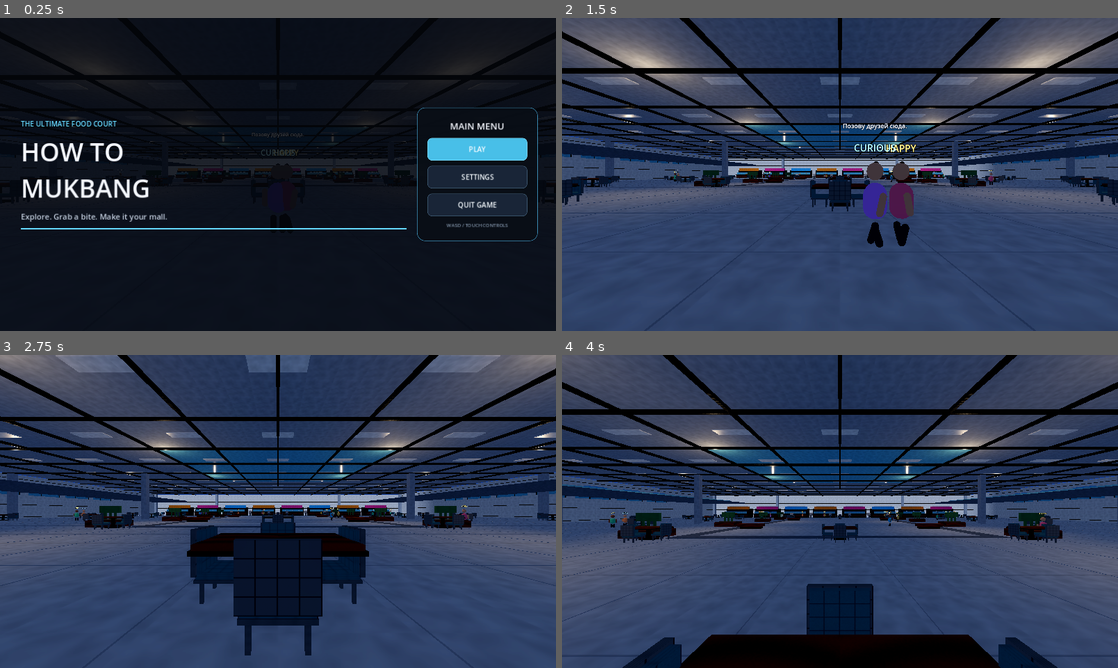
Above: before the commit, frames 1-4 (two rows, left to right).
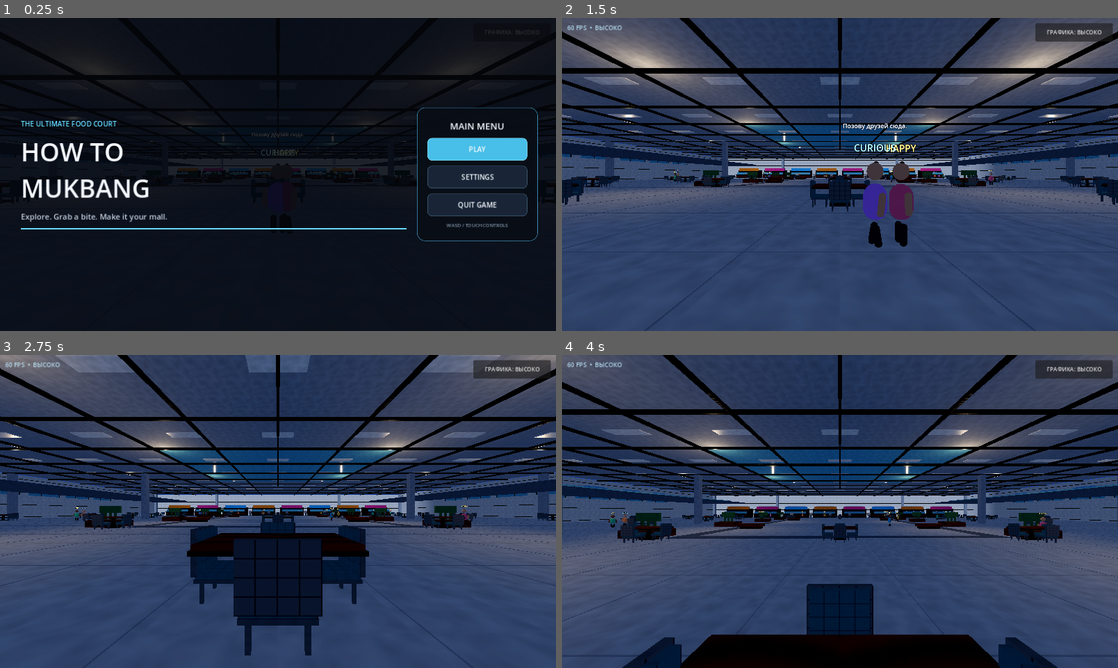
Above: after the commit, the same moments.

Repository: gggevego15-ui/How-to-MUKBANG
Game: Godot game, scene res://scenes/main.tscn
Two runs of this game, one before a commit and one after it. Both use one fixed random seed, a clock stepped at 60 frames per second and the inputs below.
Inputs (mouse positions are in pixels of both pictures, inside the frame that each line leads up to):
- Up to frame 1 (0.25 s): no input
- Up to frame 2 (1.5 s): click "PLAY" at 0.5 s; tap Enter at 1.25 s; move the mouse to (867, 174) at 1.27 s; hold Up (ui_up) from 1.28 s (still down); hold E from 1.28 s (still down)
- Up to frame 3 (2.75 s): keep holding Up (ui_up); tap Space at 1.52, 2.27 s; move the mouse to (250, 511) at 2.02 s; release E at 2.03 s; tap F at 2.1 s
- Up to frame 4 (4 s): keep holding Up (ui_up); move the mouse to (851, 505) at 2.77 s; hold Shift 2.78-3.53 s; move the mouse to (834, 517) at 3.52 s; tap E at 3.6 s; tap Space at 3.77 s

The runs differ from the first frame. In frame 1, less than 0.1% of the frame differs, in the area x 93-94%, y 4-5%; in frame 2, 1.0%, in the area x 0-100%, y 1-74%; in frame 3, 0.8%; in frame 4, 0.9%.

Commit message:
Attach mobile graphics preset manager

Diff:
--- a/scripts/mall.gd
+++ b/scripts/mall.gd
@@ -38,6 +38,11 @@
 	food_ordering.name = "FoodOrdering"
 	food_ordering.set_script(load("res://scripts/food_ordering.gd"))
 	add_child(food_ordering)
+	# Apply mobile-friendly graphics presets after all scene effects and NPCs exist.
+	var performance_manager := Node.new()
+	performance_manager.name = "MobilePerformance"
+	performance_manager.set_script(load("res://scripts/mobile_performance.gd"))
+	add_child(performance_manager)
 
 func _material(key: String, color: Color, roughness: float = 0.7, metallic: float = 0.0) -> StandardMaterial3D:
 	var m := StandardMaterial3D.new()
